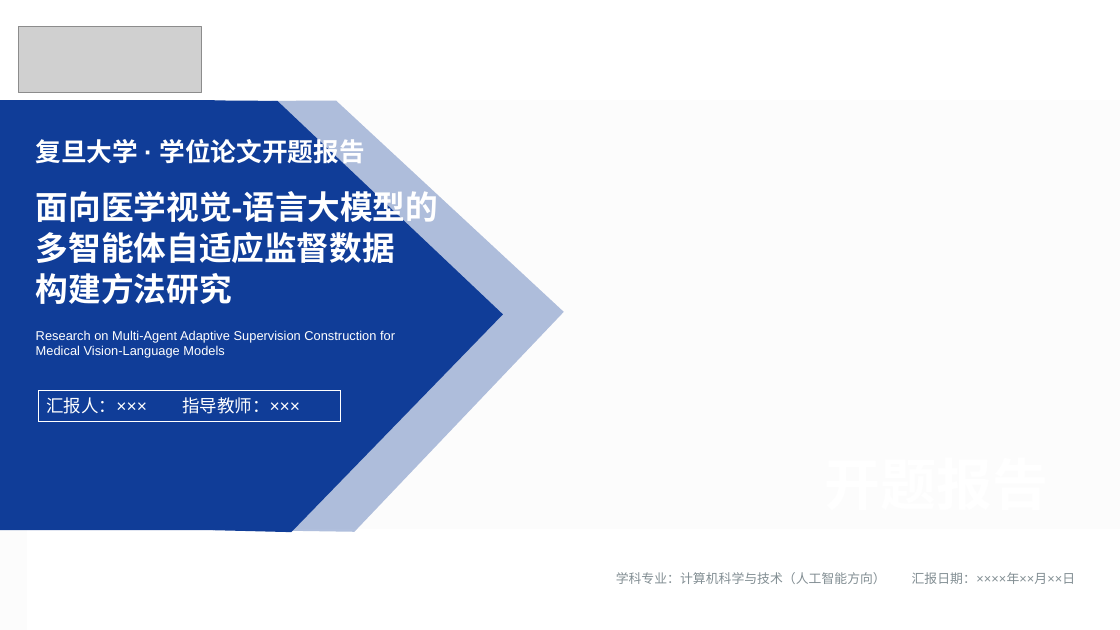
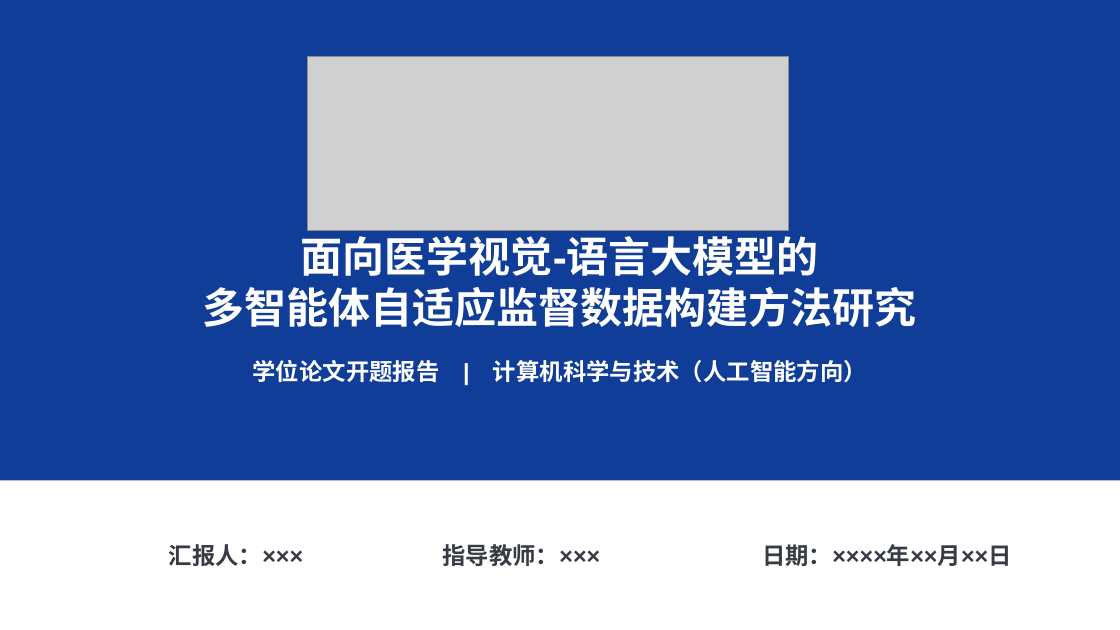
Before and after one commit to irving-2222/Graduation-Thesis, a slide deck: slide 1 of 开题答辩.pptx. Drawn at 1120x630 pixels with LibreOffice and Linux fonts; fonts in the diff are those of the drawing; grey boxes stand for pictures; background and template pictures are left out; a plain dark background stands for a picture behind light text. Boxes give left, top, right and bottom in pixels: in the first picture for what was removed or moved away, otherwise in the second. Text is boxed around its words. In the diff, an @@ line names an element or a change of style, - is before the commit and + after.

```diff
--- a/开题答辩.pptx
+++ b/开题答辩.pptx
@@ background picture (left out) to #FFFFFF @@
@@ rectangle removed at [0, 0, 1120, 630] @@
@@ rectangle removed at [0, 0, 1120, 100] @@
@@ rectangle added at [0, 0, 1120, 481], fill #103D98 @@
@@ picture removed at [18, 27, 202, 93] @@
@@ picture added at [308, 56, 789, 230] @@
@@ freeform shape removed at [0, 66, 503, 570] @@
@@ freeform shape removed at [59, 66, 564, 570] @@
@@ rectangle removed at [0, 100, 215, 530] @@
@@ text removed at [36, 135, 365, 168] @@
-复旦大学 · 学位论文开题报告
@@ text "面向医学视觉-语言大模型的": place and size @@
-text "面向医学视觉-语言大模型的" at [36, 185, 438, 304]
+text "面向医学视觉-语言大模型的" at [203, 230, 917, 327]
@@ text "面向医学视觉-语言大模型的" at [203, 230, 917, 327]: vertical alignment top to middle @@
@@ text at [301, 230, 819, 276]: size 28 to 36 pt in "面向医学视觉-语言大模型的"; alignment left to centre; line spacing 1.05 to 1 @@
@@ text at [203, 287, 917, 327]: text changed; size 28 to 36 pt @@
-多智能体自适应监督数据
-构建方法研究
+多智能体自适应监督数据构建方法研究
@@ text removed at [36, 330, 395, 358] @@
-Research on Multi-Agent Adaptive Supervision Construction for Medical Vision-Language Models
@@ line added from (284, 336) to (836, 336), #103D98 0.5 pt @@
@@ text at [253, 360, 867, 382]: text changed; size 11 to 20 pt; text colour #828E93 to #FFFFFF; bold on @@
-学科专业：计算机科学与技术（人工智能方向） 汇报日期：××××年××月××日
+学位论文开题报告 | 计算机科学与技术（人工智能方向）
@@ rectangle removed at [38, 391, 340, 422] @@
-汇报人：××× 指导教师：×××
@@ text removed at [825, 450, 1051, 518] @@
-开题报告
@@ rectangle removed at [28, 529, 1120, 630] @@
@@ text added at [169, 544, 303, 566], 20 pt, text #373B43, bold @@
+汇报人：×××
@@ text added at [443, 544, 601, 566], 20 pt, text #373B43, bold @@
+指导教师：×××
@@ text added at [762, 544, 1011, 566], 20 pt, text #373B43, bold @@
+日期：××××年××月××日
```
Also in this commit, not shown: 18 other slides changed, 3 slides added, 3 slides removed.
